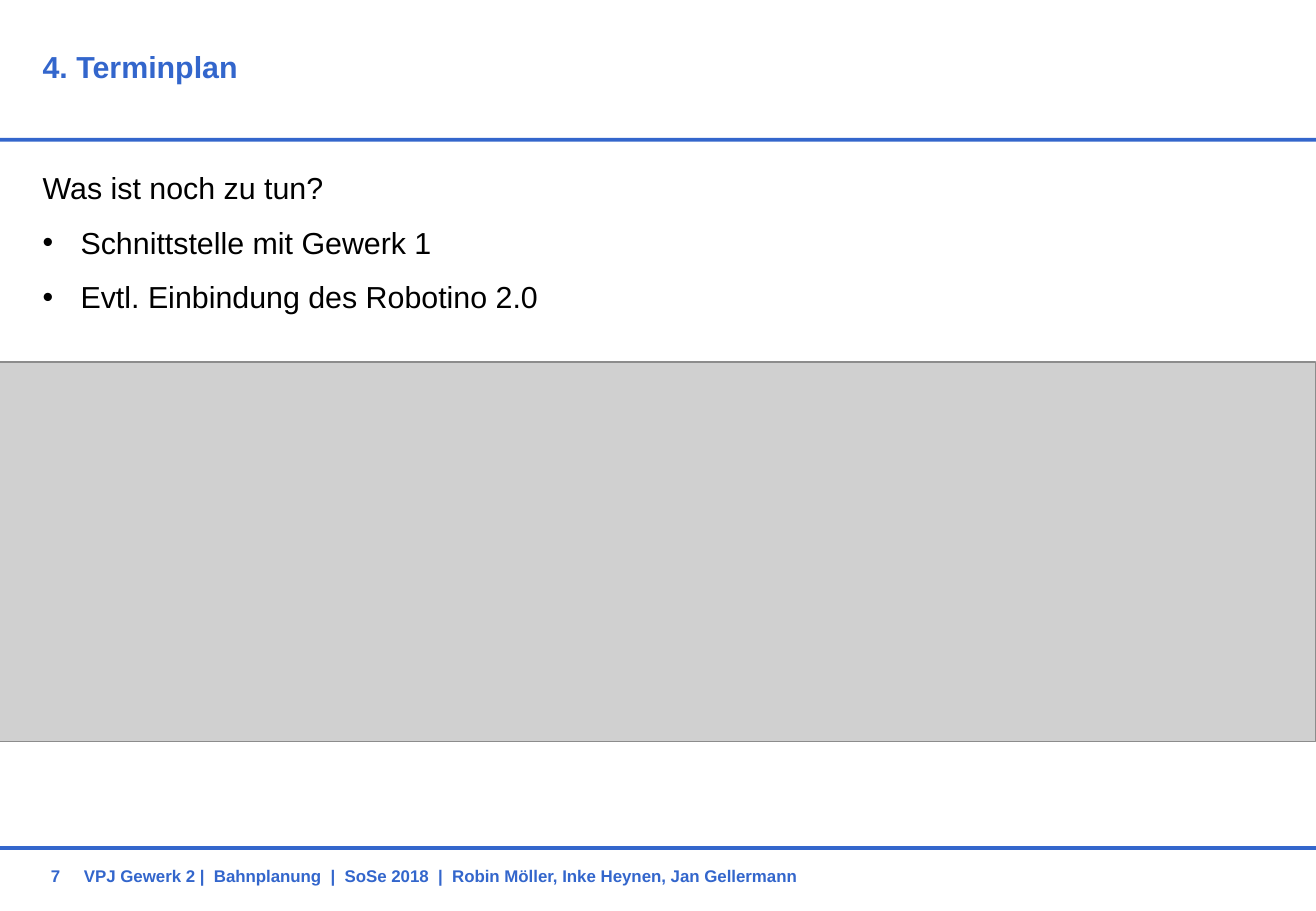
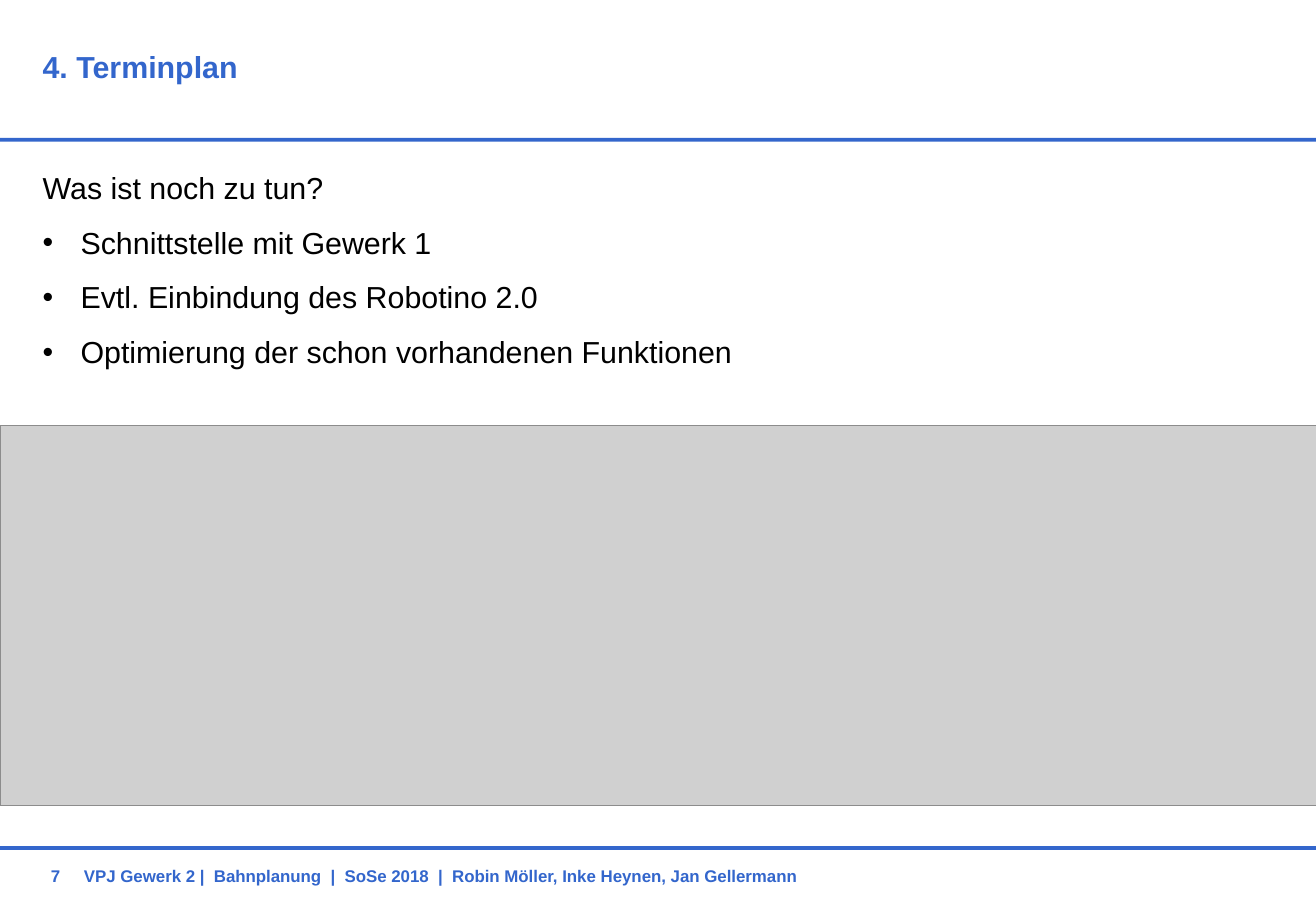
Before and after one commit to RobinMoeller/VPJ-Gewerk-2, a slide deck: slide 7 of Zwischenpräsi.pptx. Drawn at 1316x911 pixels with LibreOffice and Linux fonts; fonts in the diff are those of the drawing; grey boxes stand for pictures; background and template pictures are left out. Boxes give left, top, right and bottom in pixels: in the first picture for what was removed or moved away, otherwise in the second. Text is boxed around its words. In the diff, an @@ line names an element or a change of style, - is before the commit and + after.

```diff
--- a/Zwischenpräsi.pptx
+++ b/Zwischenpräsi.pptx
@@ text at <box>81,341,732,369</box>: paragraph added @@
+• Optimierung der schon vorhandenen Funktionen
@@ picture: place and size @@
-picture at <box>0,362,1316,742</box>
+picture at <box>0,425,1316,806</box>
```
Also in this commit, not shown: 3 other slides changed, 3 other files.
